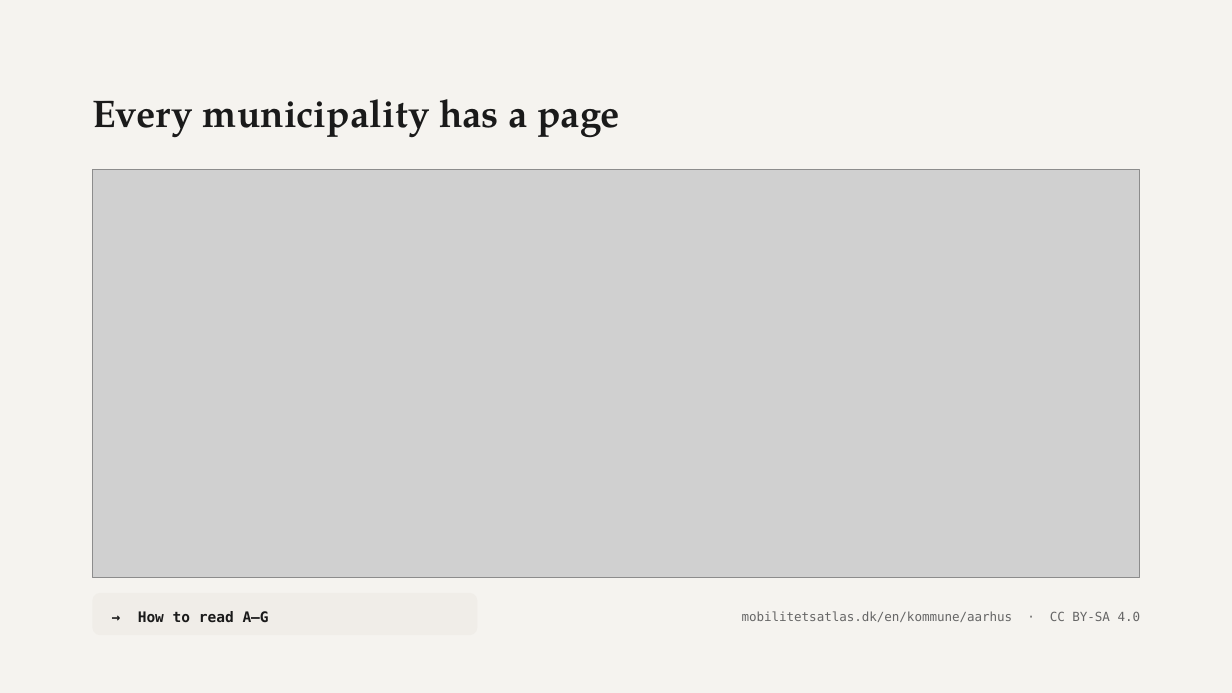
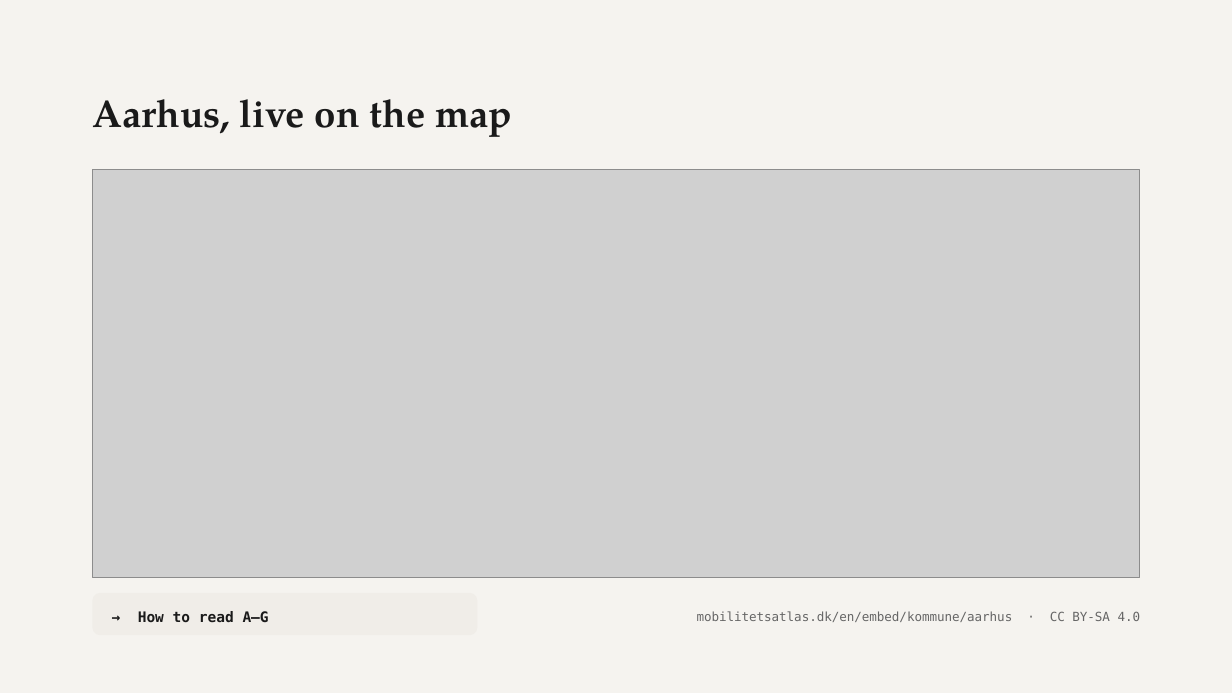
Before and after one commit to betamobility/slides, a slide deck: slide 12 of decks/mobilitetsatlas-intro/Mobilitetsatlas-introduktion.pptx. Drawn at 1232x693 pixels with LibreOffice and Linux fonts; fonts in the diff are those of the drawing; grey boxes stand for pictures. Boxes give left, top, right and bottom in pixels: in the first picture for what was removed or moved away, otherwise in the second. Text is boxed around its words. In the diff, an @@ line names an element or a change of style, - is before the commit and + after.

```diff
--- a/decks/mobilitetsatlas-intro/Mobilitetsatlas-introduktion.pptx
+++ b/decks/mobilitetsatlas-intro/Mobilitetsatlas-introduktion.pptx
@@ text at (92,99,512,137): text changed @@
-Every municipality has a page
+Aarhus, live on the map
@@ text at (697,611,1141,622): text changed @@
-mobilitetsatlas.dk/en/kommune/aarhus · CC BY-SA 4.0
+mobilitetsatlas.dk/en/embed/kommune/aarhus · CC BY-SA 4.0
```
Also in this commit, not shown: 2 other slides changed, 12 other files.
